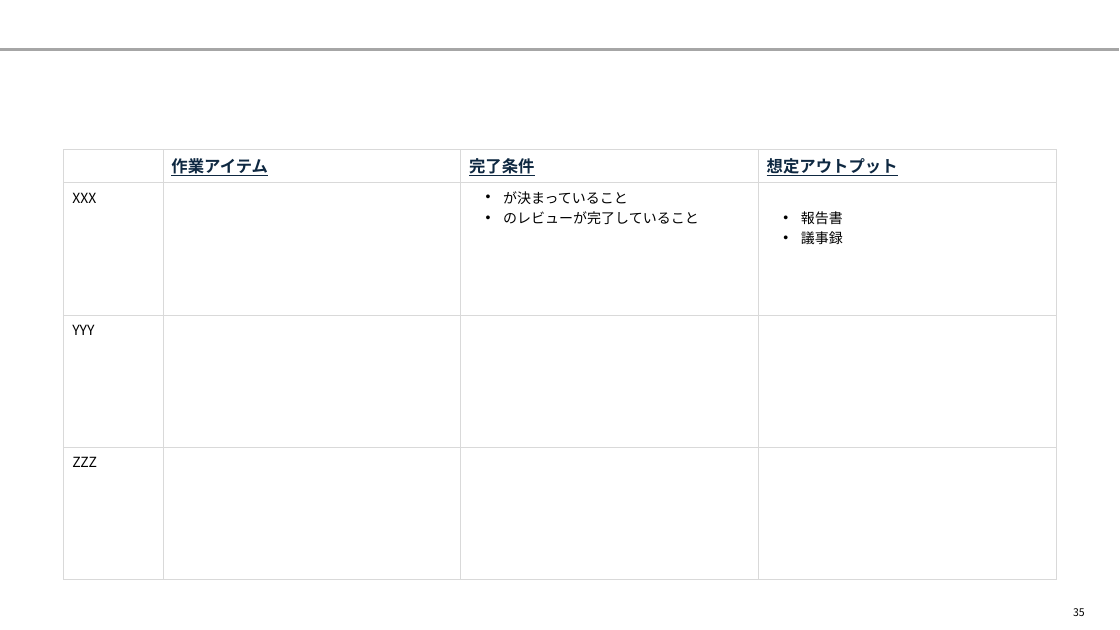
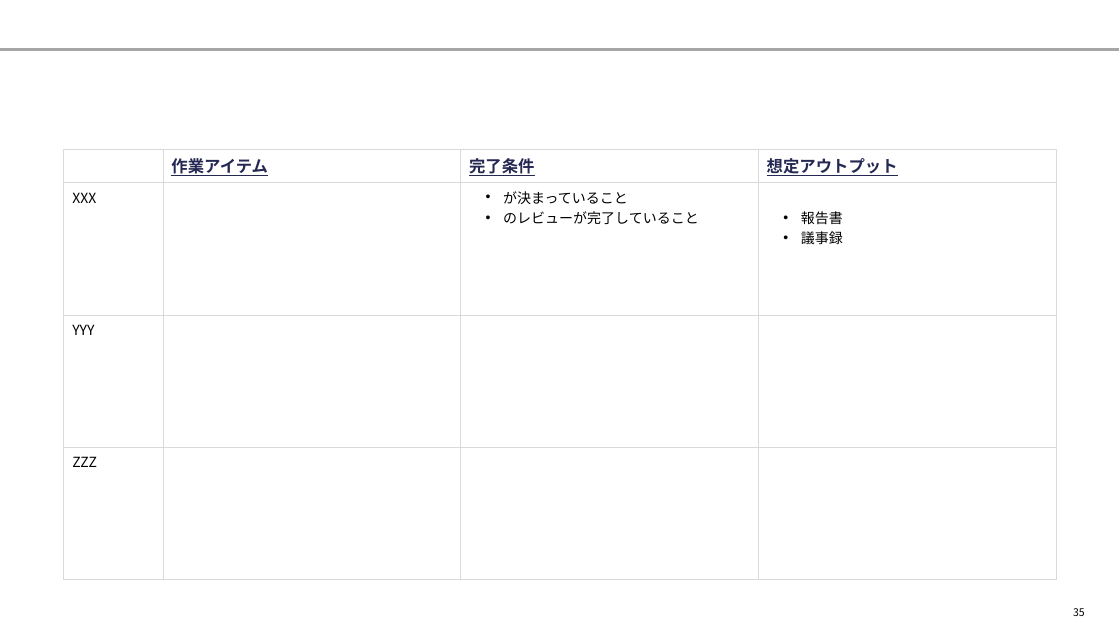
Before and after one commit to yuzucha16/dotfiles, a slide deck: slide 35 of office/Blank.potx. Drawn at 1120x630 pixels with LibreOffice and Linux fonts; fonts in the diff are those of the drawing. Boxes give left, top, right and bottom in pixels: in the first picture for what was removed or moved away, otherwise in the second. Text is boxed around its words. In the diff, an @@ line names an element or a change of style, - is before the commit and + after.

```diff
--- a/office/Blank.potx
+++ b/office/Blank.potx
@@ table at [64,150,1055,580] @@
@@ text colour #0E2841 to #242852 in "作業アイテム", "完了条件", "想定アウトプット" @@
```
Also in this commit, not shown: 18 other slides changed.
